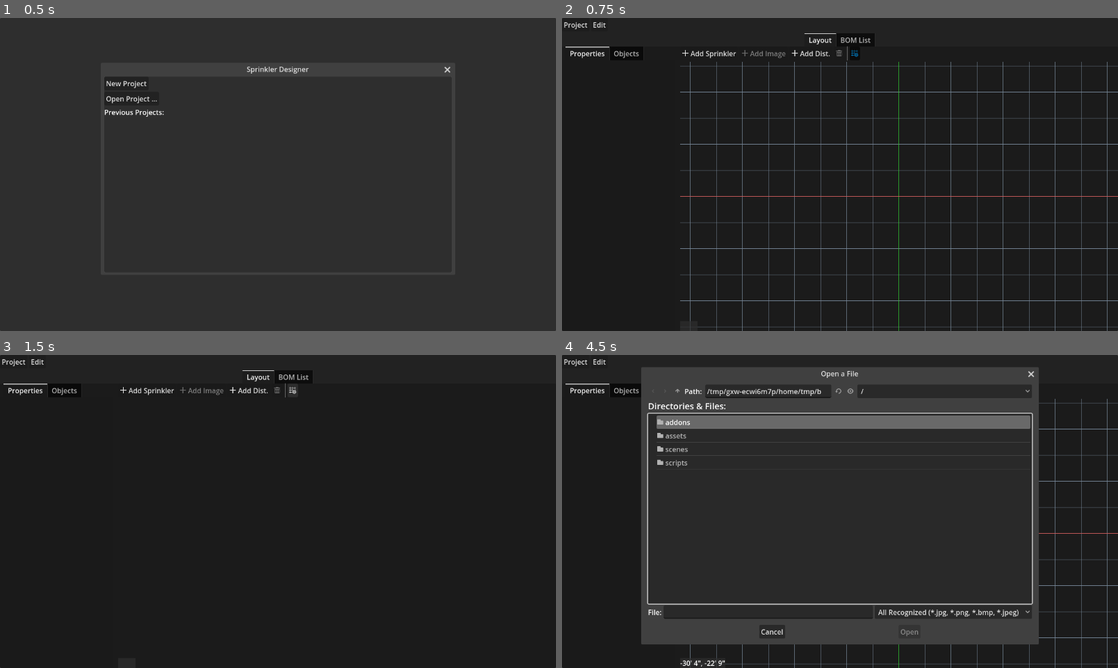
Above: before the commit, frames 1-4 (two rows, left to right).
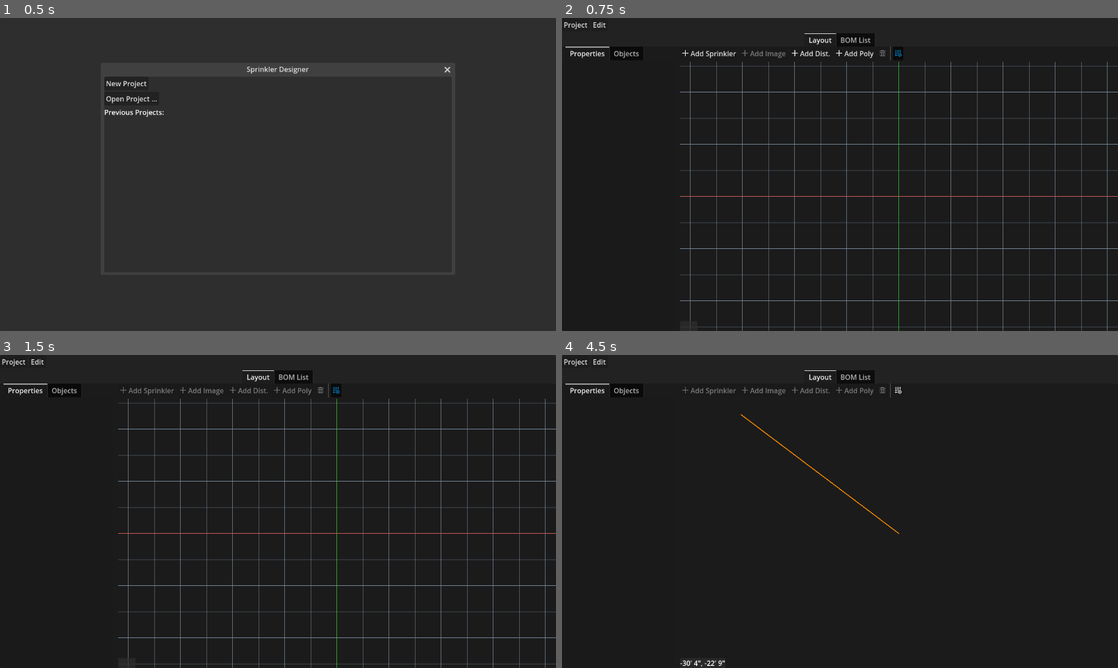
Above: after the commit, the same moments.

Repository: hankedan000/yardscaper
Game: Godot game, scene res://Main.tscn
The game is run twice, just before and just after one commit, with the same random seed, the same clock (stepped at 60 frames per second) and the same inputs.
Inputs (mouse positions are in pixels of both pictures, inside the frame that each line leads up to; where the layout moved, square brackets give the same spot in the first picture):
- Up to frame 1 (0.5 s): no input
- Up to frame 2 (0.75 s): click "New Project" at 0.5 s
- Up to frame 3 (1.5 s): click (294, 389) at 1.25 s, where only the run after the commit has a clickable "Add Poly"
- Up to frame 4 (4.5 s): click (706, 389) at 2 s, where only the run before the commit has a clickable "Add Sprinkler"; click (895, 389) [856, 389] at 2.75 s; tap Enter at 3.5 s; drag from (901, 533) to (706, 389) at 3.52 s; click (762, 389) at 4.25 s, where only the run before the commit has a clickable "Add Image"

Frame 1 is identical in both runs. In frame 2, 0.1% of the frame differs, in the area x 49-62%, y 9-14%; in frame 3, 3.9%; in frame 4, 21%, in the area x 14-100%, y 4-100%.

Commit message:
Can add polygon objects to the layout

Diff:
--- a/SprinklerDesigner/scenes/ui/LayoutPanel/LayoutPanel.gd
+++ b/SprinklerDesigner/scenes/ui/LayoutPanel/LayoutPanel.gd
@@ -9,19 +9,22 @@
 @onready var add_sprink_button        := $HSplitContainer/Layout/LayoutToolbar/AddSprinkler
 @onready var add_img_button           := $HSplitContainer/Layout/LayoutToolbar/AddImage
 @onready var add_dist_button          := $HSplitContainer/Layout/LayoutToolbar/AddDistMeasure
+@onready var add_poly_button          := $HSplitContainer/Layout/LayoutToolbar/AddPolygon
 @onready var remove_button            := $HSplitContainer/Layout/LayoutToolbar/RemoveButton
 @onready var show_grid_button         := $HSplitContainer/Layout/LayoutToolbar/ShowGridButton
 @onready var world_container          := $HSplitContainer/Layout/World/ViewportContainer
 @onready var mouse_pos_label          := $HSplitContainer/Layout/World/MousePosLabel
 
+@export var SprinklerScene : PackedScene = null
 @export var DistanceMeasurementScene : PackedScene = null
-@export var SprinklerScene : PackedScene = null
+@export var PolygonScene : PackedScene = null
 
 enum Mode {
 	Idle,
 	AddSprinkler,
 	AddDistMeasureA,
-	AddDistMeasureB
+	AddDistMeasureB,
+	AddPolygon
 }
 
 var mode = Mode.Idle:
@@ -30,10 +33,15 @@
 		add_sprink_button.disabled = adds_disabled
 		add_img_button.disabled = adds_disabled
 		add_dist_button.disabled = adds_disabled
+		add_poly_button.disabled = adds_disabled
 		mode = value
 var sprinkler_to_add : Sprinkler = null
 var dist_meas_to_add : DistanceMeasurement = null
+var poly_to_add : PolygonNode = null
 var undo_redo_ctrl := UndoRedoController.new()
+
+# vars for editing PolygonNode points
+var poly_edit_point_idx = 0
 
 var selected_obj = null :
 	set(obj):
@@ -50,7 +58,9 @@
 			_on_img_node_selected(obj)
 		elif obj is DistanceMeasurement:
 			_on_dist_measurement_selected(obj)
-		else:
+		elif obj is PolygonNode:
+			_on_polygon_selected(obj)
+		elif obj != null:
 			push_warning("unsupported select for obj '%s'" % obj)
 
 		selected_obj = obj
@@ -125,6 +135,10 @@
 			TheProject.add_object(dist_meas_to_add)
 			dist_meas_to_add = null
 			mode = Mode.Idle
+		Mode.AddPolygon:
+			poly_to_add.set_point(poly_edit_point_idx, pos_in_world_px)
+			poly_to_add.add_point(pos_in_world_px)
+			poly_edit_point_idx = poly_to_add.point_count() - 1
 
 func _handle_left_click_release():
 	if len(_held_objs) > 0:
@@ -152,6 +166,8 @@
 		_cancel_add_sprinkler()
 	elif mode in [Mode.AddDistMeasureA, Mode.AddDistMeasureB]:
 		_cancel_add_distance()
+	elif mode == Mode.AddPolygon:
+		_cancel_add_polygon()
 
 func _cancel_add_distance():
 	if dist_meas_to_add:
@@ -163,6 +179,15 @@
 	if sprinkler_to_add:
 		sprinkler_to_add.queue_free()
 		sprinkler_to_add = null
+		mode = Mode.Idle
+
+func _cancel_add_polygon():
+	if poly_to_add:
+		if poly_edit_point_idx < poly_to_add.point_count():
+			poly_to_add.remove_point(poly_edit_point_idx)
+		poly_to_add.picked = false
+		TheProject.add_object(poly_to_add)
+		poly_to_add = null
 		mode = Mode.Idle
 
 func _add_held_object(obj):
@@ -180,6 +205,10 @@
 		img_prop_list.visible = false
 	elif obj is DistanceMeasurement:
 		obj.picked = false
+	elif obj is PolygonNode:
+		obj.picked = false
+	elif obj != null:
+		push_warning("unsupported release for obj '%s'" % obj)
 
 func _on_sprinkler_selected(sprink: Sprinkler):
 	sprink_prop_list.sprinkler = sprink
@@ -196,6 +225,9 @@
 func _on_dist_measurement_selected(meas: DistanceMeasurement):
 	meas.picked = true
 
+func _on_polygon_selected(poly: PolygonNode):
+	poly.picked = true
+
 func _is_point_over_world(global_pos: Vector2) -> bool:
 	return world_container.get_global_rect().has_point(global_pos)
 
@@ -218,6 +250,15 @@
 	dist_meas_to_add.user_label = TheProject.get_unique_name('DistanceMeasurement')
 	world_container.objects.add_child(dist_meas_to_add)
 	mode = Mode.AddDistMeasureA
+
+func _on_add_polygon_pressed():
+	poly_to_add = PolygonScene.instantiate()
+	poly_to_add.user_label = TheProject.get_unique_name('PolygonNode')
+	poly_to_add.picked = true
+	poly_to_add.add_point(Vector2())
+	poly_edit_point_idx = 0
+	world_container.objects.add_child(poly_to_add)
+	mode = Mode.AddPolygon
 
 func _on_remove_button_pressed():
 	TheProject.remove_object(selected_obj)
@@ -337,5 +378,8 @@
 				sprinkler_to_add.position = pos_in_world_px
 			elif dist_meas_to_add and mode == Mode.AddDistMeasureB:
 				dist_meas_to_add.point_b = pos_in_world_px
+			elif poly_to_add:
+				if poly_edit_point_idx < poly_to_add.point_count():
+					poly_to_add.set_point(poly_edit_point_idx, pos_in_world_px)
 			elif len(_held_objs) > 0:
 				_handle_held_obj_move(pos_in_world_px)
--- a/SprinklerDesigner/scenes/ui/LayoutPanel/LayoutPanel.tscn
+++ b/SprinklerDesigner/scenes/ui/LayoutPanel/LayoutPanel.tscn
@@ -1,9 +1,10 @@
-[gd_scene load_steps=13 format=3 uid="uid://xyp0got3c5dp"]
+[gd_scene load_steps=14 format=3 uid="uid://xyp0got3c5dp"]
 
 [ext_resource type="Script" path="res://scenes/ui/LayoutPanel/LayoutPanel.gd" id="1_o5pl2"]
 [ext_resource type="PackedScene" uid="uid://g5yh8tb0v6bk" path="res://scenes/world_objects/Sprinkler/Sprinkler.tscn" id="2_16d6l"]
 [ext_resource type="PackedScene" uid="uid://db8wvn8xh27x0" path="res://scenes/world_objects/DistanceMeasurement/DistanceMeasurement.tscn" id="2_rmdn3"]
 [ext_resource type="PackedScene" uid="uid://co2gtkorldd8j" path="res://scenes/ui/SprinklerPropertyEditor/SprinklerPropertyEditor.tscn" id="3_itpjk"]
+[ext_resource type="PackedScene" uid="uid://cmr73cpklqypc" path="res://scenes/world_objects/PolygonNode/PolygonNode.tscn" id="4_85obg"]
 [ext_resource type="PackedScene" uid="uid://bujgf1ym2asal" path="res://scenes/ui/ImageNodePropertyEditor/ImageNodePropertyEditor.tscn" id="4_legmd"]
 [ext_resource type="PackedScene" uid="uid://c7ey0qd3m5ads" path="res://scenes/ui/ObjectsList/ObjectsList.tscn" id="5_p3ckg"]
 [ext_resource type="Texture2D" uid="uid://bumt4lc5f8gm2" path="res://assets/icons/Add.svg" id="6_58poj"]
@@ -24,8 +25,9 @@
 grow_horizontal = 2
 grow_vertical = 2
 script = ExtResource("1_o5pl2")
+SprinklerScene = ExtResource("2_16d6l")
 DistanceMeasurementScene = ExtResource("2_rmdn3")
-SprinklerScene = ExtResource("2_16d6l")
+PolygonScene = ExtResource("4_85obg")
 
 [node name="ImgDialog" type="FileDialog" parent="."]
 title = "Open a File"
@@ -86,6 +88,13 @@
 text = "Add Dist."
 icon = ExtResource("6_58poj")
 
+[node name="AddPolygon" type="Button" parent="HSplitContainer/Layout/LayoutToolbar"]
+layout_mode = 2
+tooltip_text = "Add a distance measurement"
+focus_mode = 0
+text = "Add Poly"
+icon = ExtResource("6_58poj")
+
 [node name="RemoveButton" type="Button" parent="HSplitContainer/Layout/LayoutToolbar"]
 layout_mode = 2
 tooltip_text = "Remove item"
@@ -128,6 +137,7 @@
 [connection signal="pressed" from="HSplitContainer/Layout/LayoutToolbar/AddSprinkler" to="." method="_on_add_sprinkler_pressed"]
 [connection signal="pressed" from="HSplitContainer/Layout/LayoutToolbar/AddImage" to="." method="_on_add_image_pressed"]
 [connection signal="pressed" from="HSplitContainer/Layout/LayoutToolbar/AddDistMeasure" to="." method="_on_add_dist_measure_pressed"]
+[connection signal="pressed" from="HSplitContainer/Layout/LayoutToolbar/AddPolygon" to="." method="_on_add_polygon_pressed"]
 [connection signal="pressed" from="HSplitContainer/Layout/LayoutToolbar/RemoveButton" to="." method="_on_remove_button_pressed"]
 [connection signal="toggled" from="HSplitContainer/Layout/LayoutToolbar/ShowGridButton" to="." method="_on_show_grid_checkbox_toggled"]
 [connection signal="gui_input" from="HSplitContainer/Layout/World/ViewportContainer" to="." method="_on_viewport_container_gui_input"]
--- /dev/null
+++ b/SprinklerDesigner/scenes/world_objects/PolygonNode/PolygonNode.gd
@@ -0,0 +1,78 @@
+extends MoveableNode2D
+class_name PolygonNode
+
+const PERIMETER_WIDTH = 2
+
+@onready var poly := $Polygon2D
+@onready var coll_poly := $PickArea/CollisionPolygon2D
+
+var _is_ready = false
+
+func _ready():
+	_is_ready = true
+
+func _draw():
+	if picked or hovering:
+		var perim_color = Globals.SELECT_COLOR if picked else Globals.HOVER_COLOR
+		var first_point = null
+		var prev_point = null
+		for point in poly.polygon:
+			if first_point == null:
+				first_point = point
+			if prev_point:
+				draw_line(prev_point, point, perim_color, PERIMETER_WIDTH)
+			prev_point = point
+		if prev_point && first_point:
+			draw_line(prev_point, first_point, perim_color, PERIMETER_WIDTH)
+
+func add_point(point: Vector2):
+	if ! _is_ready:
+		await ready
+	# can't do direct append of point onto polygon.
+	# need to assign polygon with edited list of points
+	var new_points = poly.polygon
+	new_points.append(point)
+	poly.polygon = new_points
+	coll_poly.polygon = new_points
+	queue_redraw()
+
+func set_point(idx: int, point: Vector2):
+	poly.polygon[idx] = point
+	coll_poly.polygon[idx] = point
+	queue_redraw()
+
+func insert_point(at_idx: int, point: Vector2):
+	var new_points = poly.polygon
+	new_points.insert_at(at_idx, point)
+	poly.polygon = new_points
+	coll_poly.polygon = new_points
+	queue_redraw()
+
+func remove_point(idx: int):
+	# can't do direct remove of point in polygon.
+	# need to assign polygon with edited list of points
+	var new_points = poly.polygon
+	new_points.remove_at(idx)
+	poly.polygon = new_points
+	coll_poly.polygon = new_points
+	queue_redraw()
+
+func point_count() -> int:
+	return poly.polygon.size()
+
+func get_subclass() -> String:
+	return "PolygonNode"
+
+func serialize():
+	var obj = super.serialize()
+	var points_ft = []
+	for point in poly.polygon:
+		points_ft.append(Utils.vect2_to_pair(Utils.px_to_ft_vec(point)))
+	obj['points_ft'] = points_ft
+	return obj
+
+func deserialize(obj):
+	super.deserialize(obj)
+	var points_ft = Utils.dict_get(obj, 'points_ft', [])
+	for point in points_ft:
+		add_point(Utils.ft_to_px_vec(Utils.pair_to_vect2(point)))
--- /dev/null
+++ b/SprinklerDesigner/scenes/world_objects/PolygonNode/PolygonNode.tscn
@@ -0,0 +1,20 @@
+[gd_scene load_steps=3 format=3 uid="uid://cmr73cpklqypc"]
+
+[ext_resource type="PackedScene" uid="uid://ckgpb8es4n0q" path="res://scenes/world_objects/MoveableNode2D/MoveableNode2D.tscn" id="1_7o48a"]
+[ext_resource type="Script" path="res://scenes/world_objects/PolygonNode/PolygonNode.gd" id="2_1ojob"]
+
+[node name="PolygonObj" instance=ExtResource("1_7o48a")]
+z_index = 1
+script = ExtResource("2_1ojob")
+
+[node name="CollisionShape2D" parent="PickArea" index="0"]
+shape = null
+disabled = true
+
+[node name="CollisionPolygon2D" type="CollisionPolygon2D" parent="PickArea" index="1"]
+
+[node name="Polygon2D" type="Polygon2D" parent="." index="1"]
+z_index = -1
+color = Color(0.157437, 0.863281, 0.542127, 1)
+
+[connection signal="area_entered" from="PickArea" to="." method="_on_pick_area_area_entered"]
--- a/SprinklerDesigner/scripts/Project.gd
+++ b/SprinklerDesigner/scripts/Project.gd
@@ -15,6 +15,7 @@
 const SprinklerScene : PackedScene = preload("res://scenes/world_objects/Sprinkler/Sprinkler.tscn")
 const ImageNodeScene : PackedScene = preload("res://scenes/world_objects/ImageNode/ImageNode.tscn")
 const DistanceMeasurementScene : PackedScene = preload("res://scenes/world_objects/DistanceMeasurement/DistanceMeasurement.tscn")
+const PolygonNodeScene : PackedScene = preload("res://scenes/world_objects/PolygonNode/PolygonNode.tscn")
 
 var project_path = ""
 var objects = []
@@ -197,6 +198,10 @@
 				var dist := DistanceMeasurementScene.instantiate()
 				dist.deserialize(obj_ser)
 				add_object(dist)
+			'PolygonNode':
+				var poly := PolygonNodeScene.instantiate()
+				poly.deserialize(obj_ser)
+				add_object(poly)
 			_:
 				push_warning("unimplemented subclass '%s' deserialization" % [obj_ser['subclass']])
 	_suppress_self_edit_signals = false
